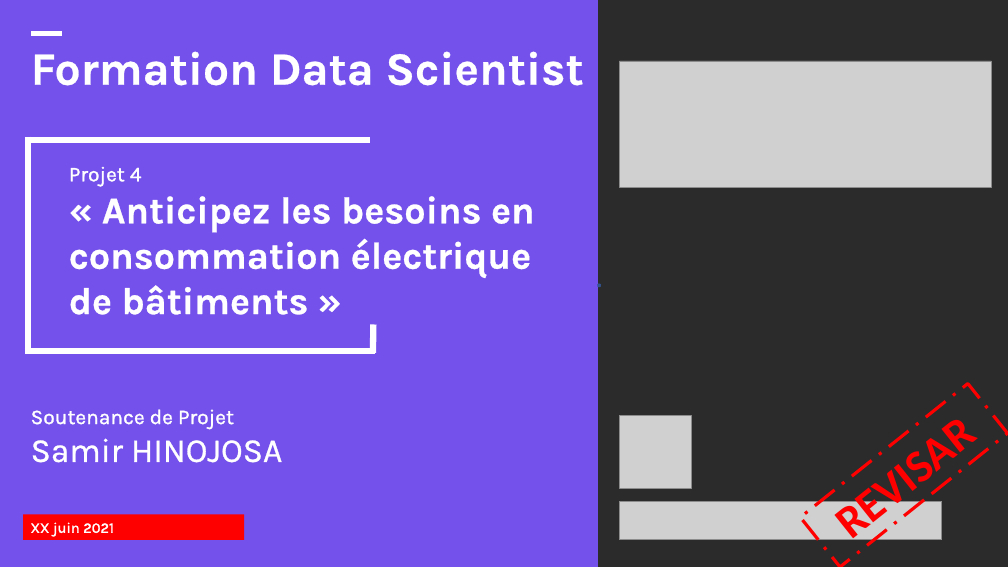
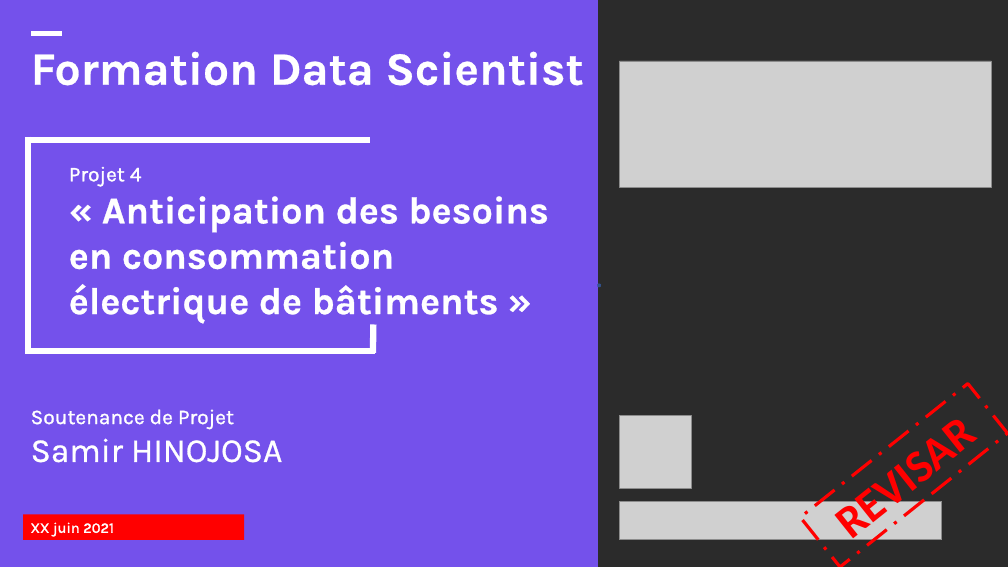
Before and after one commit to samirhinojosa/OC-P4-consumption-needs-of-buildings, a slide deck: slide 1 of supports/P4_presentation v1.pptx. Drawn at 1008x567 pixels with LibreOffice and Linux fonts; fonts in the diff are those of the drawing; grey boxes stand for pictures; background and template pictures are left out; a plain dark background stands for a picture behind light text. Boxes give left, top, right and bottom in pixels: in the first picture for what was removed or moved away, otherwise in the second. Text is boxed around its words. In the diff, an @@ line names an element or a change of style, - is before the commit and + after.

```diff
--- a/supports/P4_presentation v1.pptx
+++ b/supports/P4_presentation v1.pptx
@@ text at [69,196,548,323]: text changed @@
-« Anticipez les besoins en consommation électrique de bâtiments »
+« Anticipation des besoins en consommation électrique de bâtiments »
```
Also in this commit, not shown: 11 other slides changed, 2 slides added, 2 slides removed, 42 other files.
